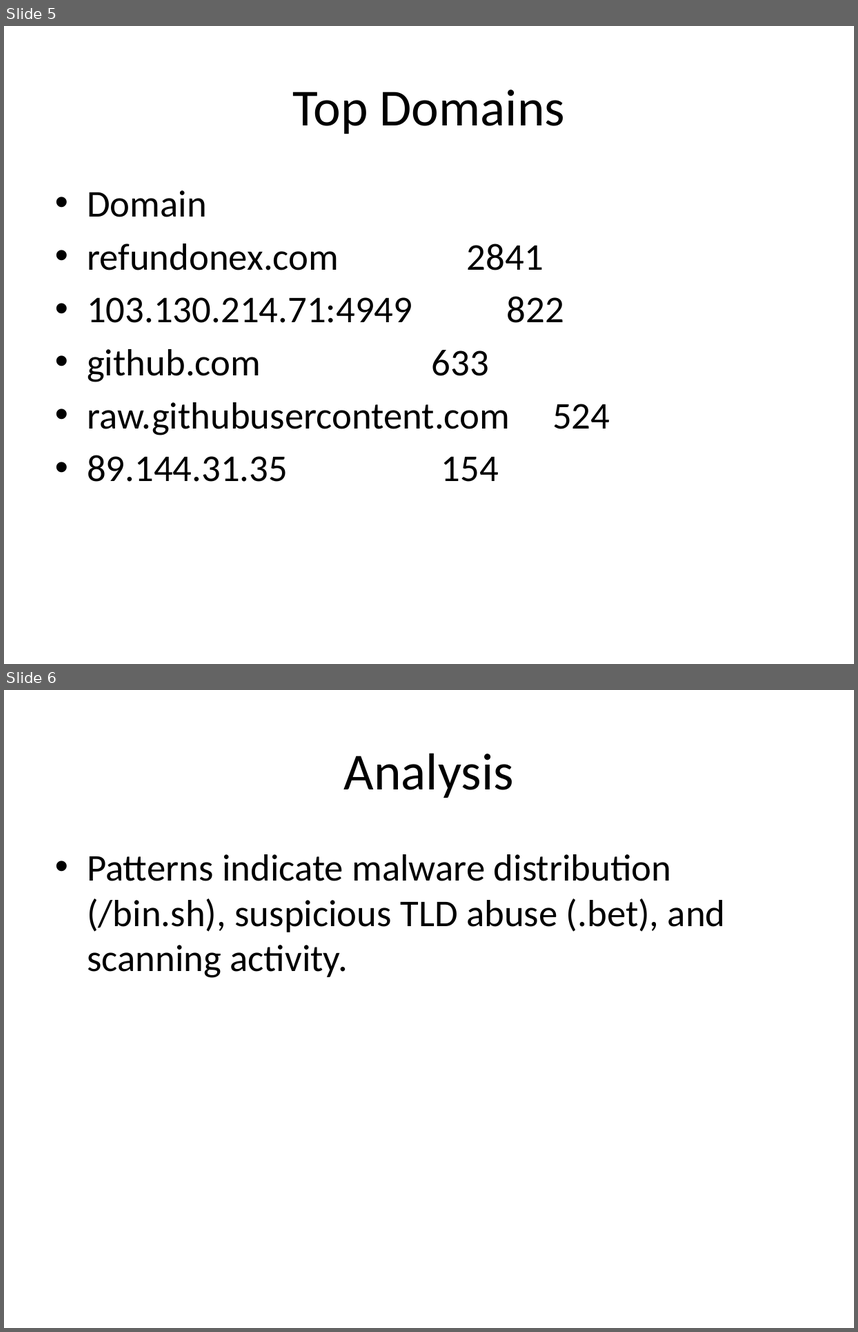
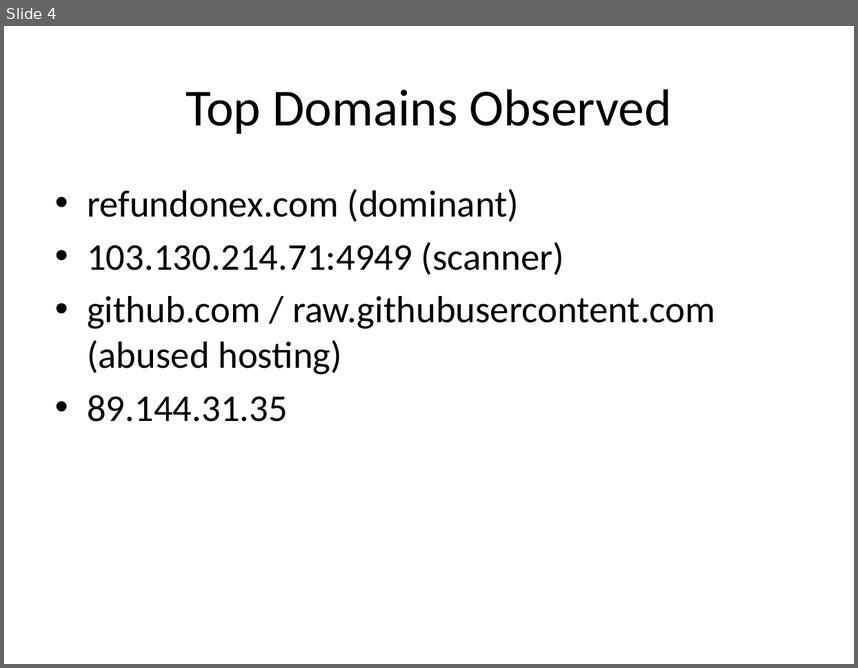
Before and after one commit to airlangga2403/tech-test-zentara, a slide deck: windows-x64/detect-eng-technical-test-windows-x64/threat-intel/Airlangga_ThreatIntel_Report_March2026.pptx. Shown one above the other, each under a label of ours: slides 5 and 6 before the commit, slide 4 after it. The pictures are 858x1332 and 858x668 pixels, drawn with LibreOffice and Linux fonts; fonts in the diff are those of the drawing. Boxes give left, top, right and bottom in pixels: in the first picture for what was removed or moved away, otherwise in the second. Text is boxed around its words. In the diff, an @@ line names an element or a change of style, - is before the commit and + after.

```diff
--- a/windows-x64/detect-eng-technical-test-windows-x64/threat-intel/Airlangga_ThreatIntel_Report_March2026.pptx
+++ b/windows-x64/detect-eng-technical-test-windows-x64/threat-intel/Airlangga_ThreatIntel_Report_March2026.pptx
@@ slide 6 removed at bbox=[4, 690, 854, 1328], background #FFFFFF @@
@@ title removed at bbox=[344, 753, 514, 798] @@
-Analysis
@@ text removed at bbox=[87, 854, 726, 978] @@
-• Patterns indicate malware distribution (/bin.sh), suspicious TLD abuse (.bet), and scanning activity.
@@ what was slide 5 is now slide 4 @@
@@ slide 4 changed as well @@
@@ title at bbox=[185, 89, 672, 134]: text changed @@
-Top Domains
+Top Domains Observed
@@ text at bbox=[87, 189, 715, 421]: text changed @@
-• Domain
-• refundonex.com 2841
-• 103.130.214.71:4949 822
-• github.com 633
-• raw.githubusercontent.com 524
-• 89.144.31.35 154
+• refundonex.com (dominant)
+• 103.130.214.71:4949 (scanner)
+• github.com / raw.githubusercontent.com (abused hosting)
+• 89.144.31.35
```
Also in this commit, not shown: 5 other slides changed, 3 slides added, 1 other file.
